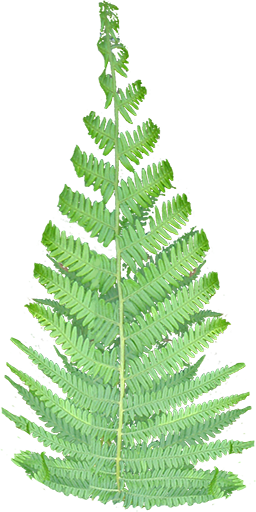
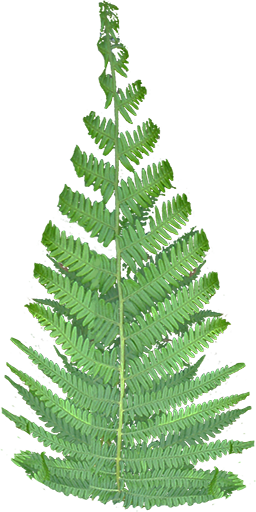
Before/after of a 256 x 512 layered artwork. What changed in the layer stack:
pixels changed over 1, 0, 256, 512 (layer not identified)
